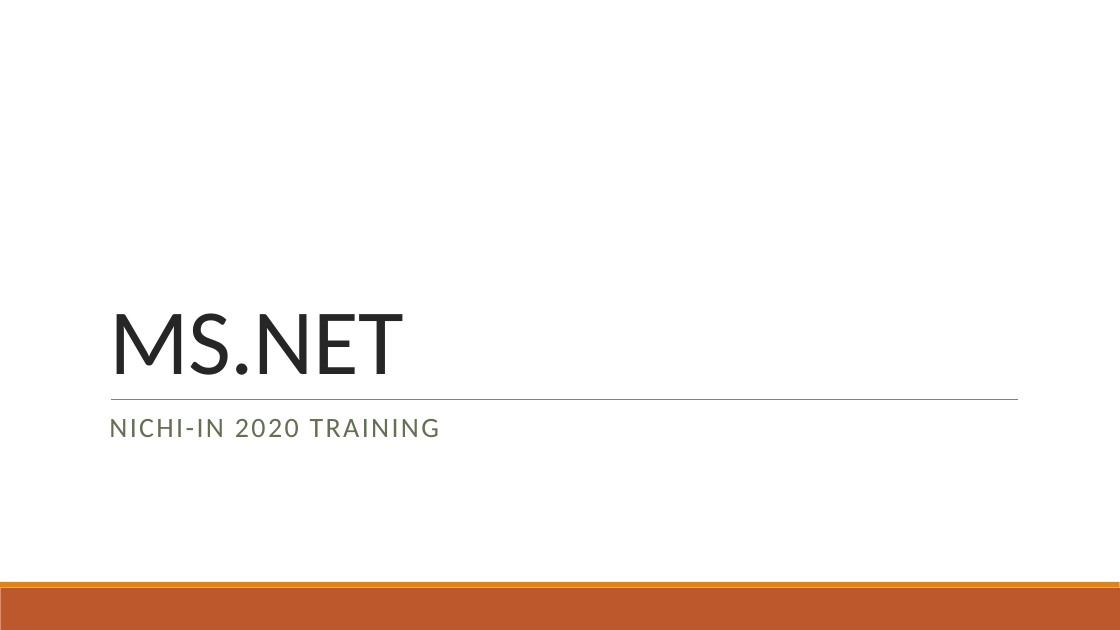
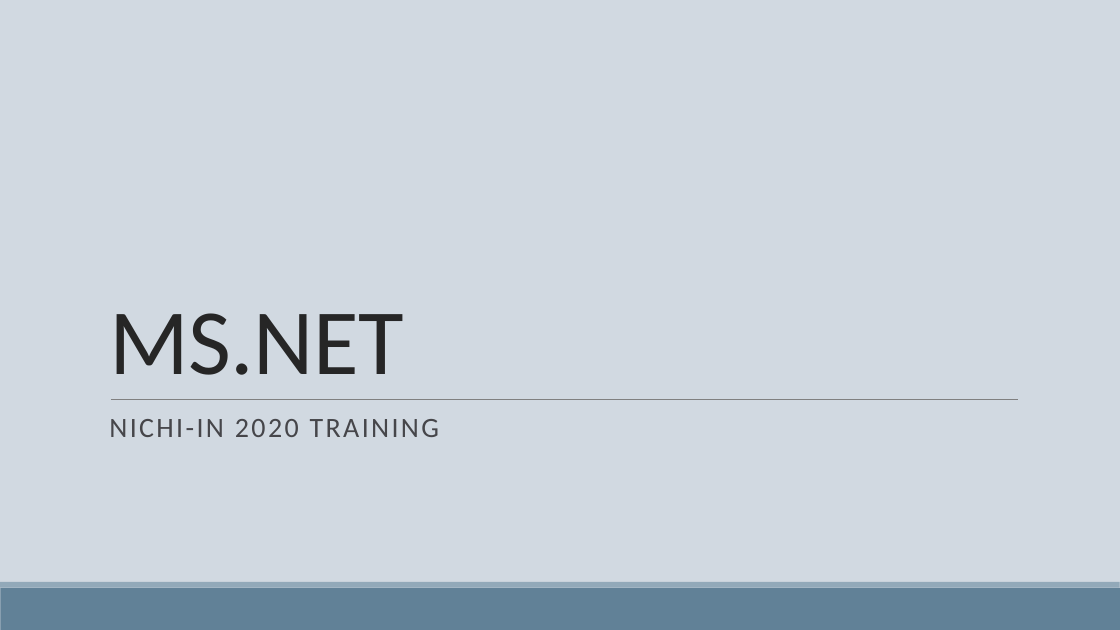
Before and after one commit to phani-rajbn/Nichi-In, a slide deck: slide 1 of MS-net.pptx. Drawn at 1120x630 pixels with LibreOffice and Linux fonts; fonts in the diff are those of the drawing. Boxes give left, top, right and bottom in pixels: in the first picture for what was removed or moved away, otherwise in the second. Text is boxed around its words. In the diff, an @@ line names an element or a change of style, - is before the commit and + after.

```diff
--- a/MS-net.pptx
+++ b/MS-net.pptx
@@ background #FFFFFF to #D1D9E1 @@
@@ subtitle "NICHI-IN 2020 TRAINING" at box(109, 419, 439, 437): text colour #637052 to #46464A @@
@@ rectangle at box(0, 588, 1120, 630): fill #BD582C to #618197 @@
@@ rectangle at box(0, 582, 1120, 588): fill #E48312 to #92A9B9 @@
```
Also in this commit, not shown: 31 other slides changed, 5 slides added.
